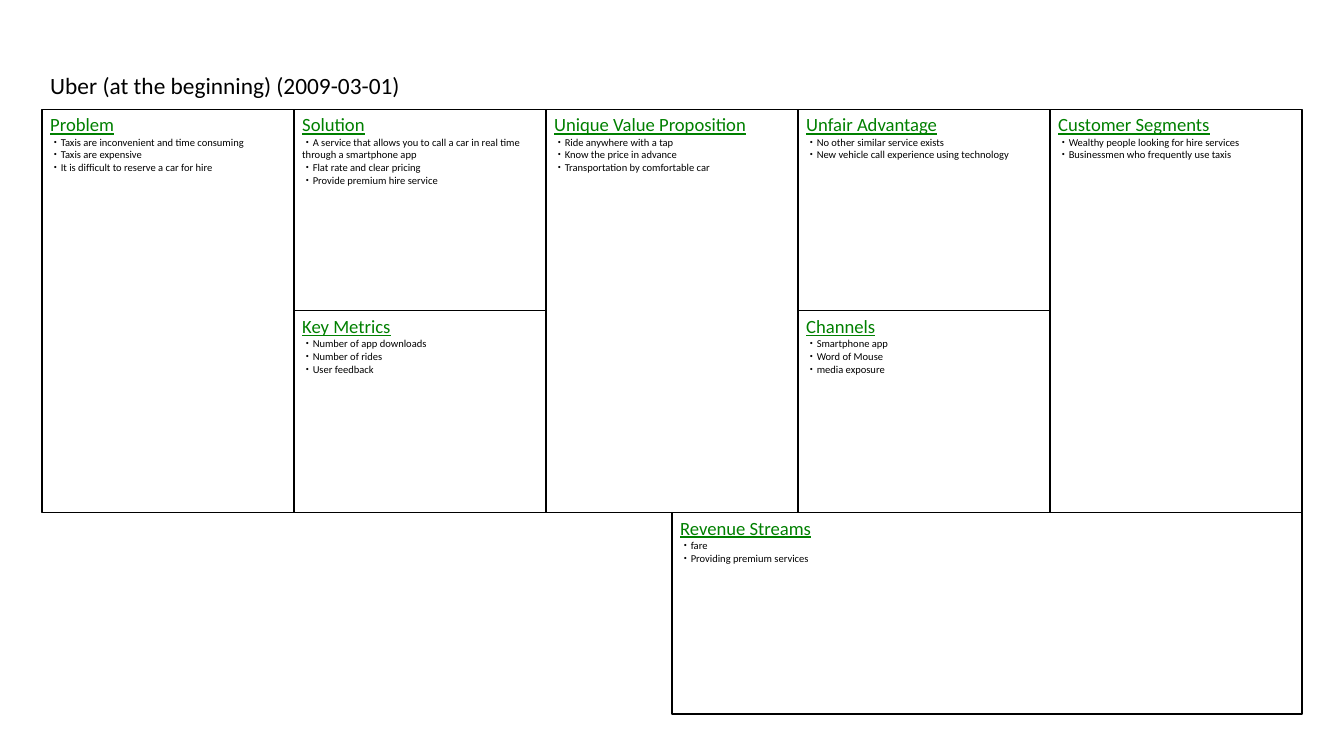
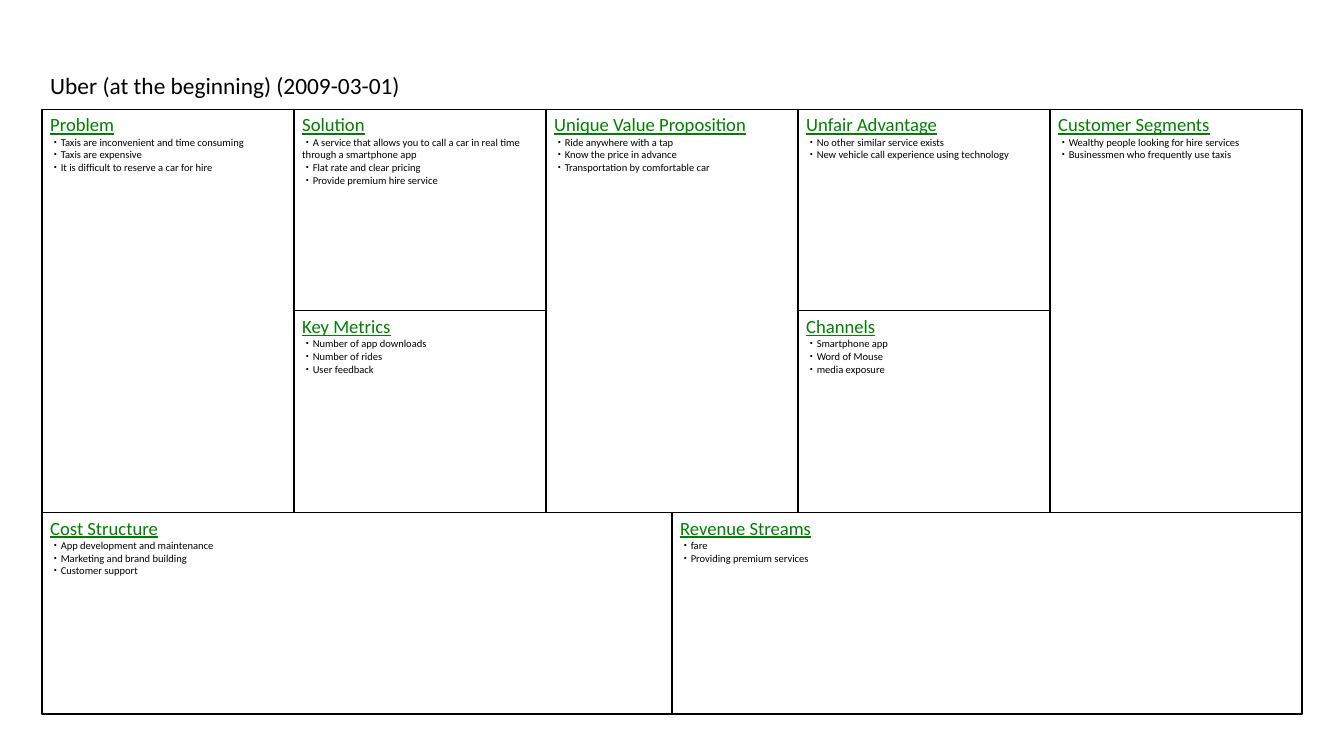
Before and after one commit to t0m0h1r0/LeanCanvas, a slide deck: slide 2 of sample_en.pptx. Drawn at 1344x756 pixels with LibreOffice and Linux fonts; fonts in the diff are those of the drawing. Boxes give left, top, right and bottom in pixels: in the first picture for what was removed or moved away, otherwise in the second. Text is boxed around its words. In the diff, an @@ line names an element or a change of style, - is before the commit and + after.

```diff
--- a/sample_en.pptx
+++ b/sample_en.pptx
@@ rectangle added at [42,512,672,714], outline #000000 1 pt, 9 pt, text #000000 @@
+Cost Structure
+・App development and maintenance
+・Marketing and brand building
+・Customer support
```
Also in this commit, not shown: 6 other slides changed, 4 other files.
